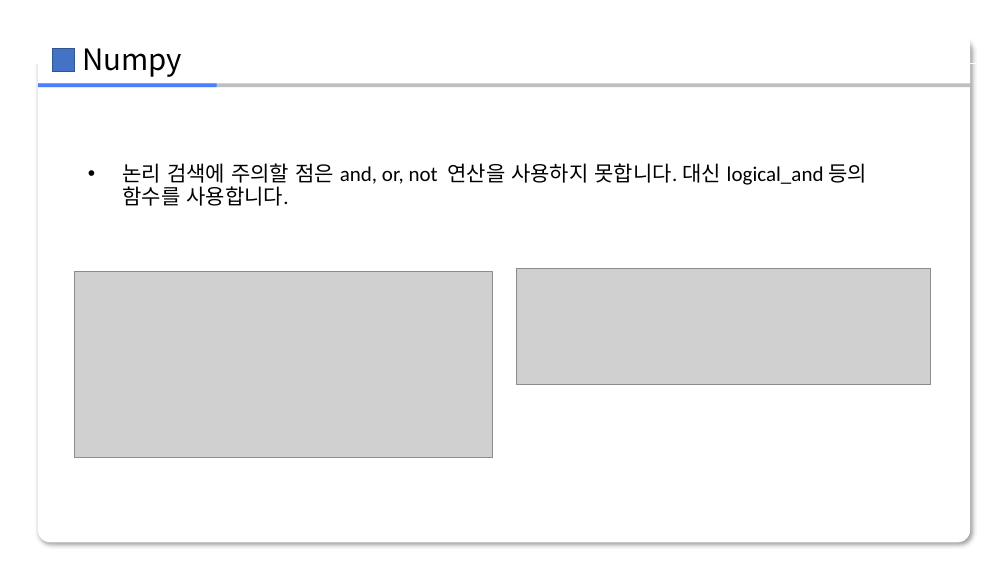
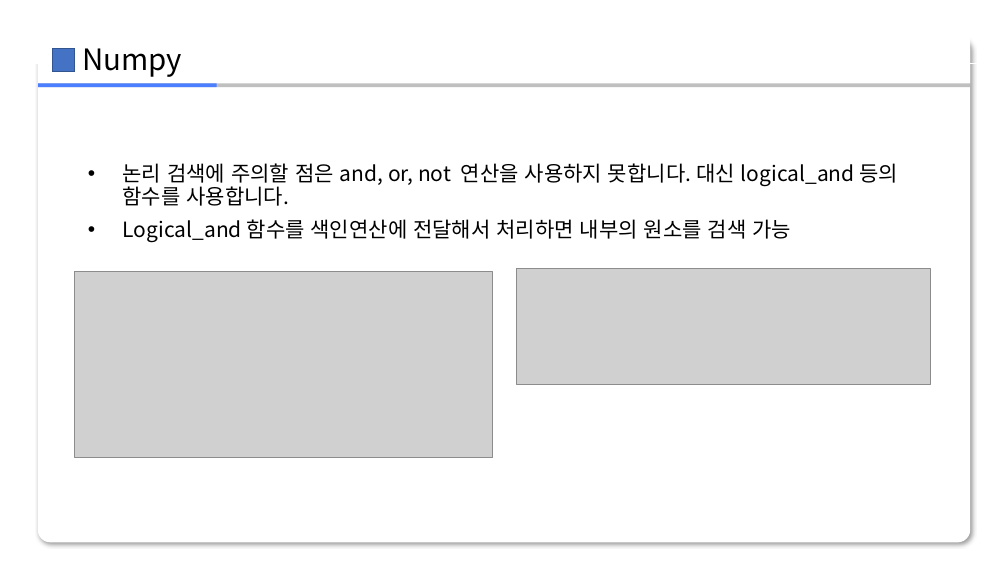
Before and after one commit to zerosum99/numpy_itple, a slide deck: slide 15 of 03장/[넘파이]03장.pptx (slide 9 before the commit). Drawn at 1008x567 pixels with LibreOffice and Linux fonts; fonts in the diff are those of the drawing; grey boxes stand for pictures; background and template pictures are left out. Boxes give left, top, right and bottom in pixels: in the first picture for what was removed or moved away, otherwise in the second. Text is boxed around its words. In the diff, an @@ line names an element or a change of style, - is before the commit and + after.

```diff
--- a/03장/[넘파이]03장.pptx
+++ b/03장/[넘파이]03장.pptx
@@ text at <box>123,163,899,206</box>: font Calibri to Noto Sans CJK KR in "논리 검색에 주의할 점은 and, or, not ..." @@
@@ text at <box>123,219,791,242</box>: paragraph added @@
+• Logical_and 함수를 색인연산에 전달해서 처리하면 내부의 원소를 검색 가능
```
Also in this commit, not shown: 11 other slides changed, 23 slides added, 3 slides removed, 1 other file.
